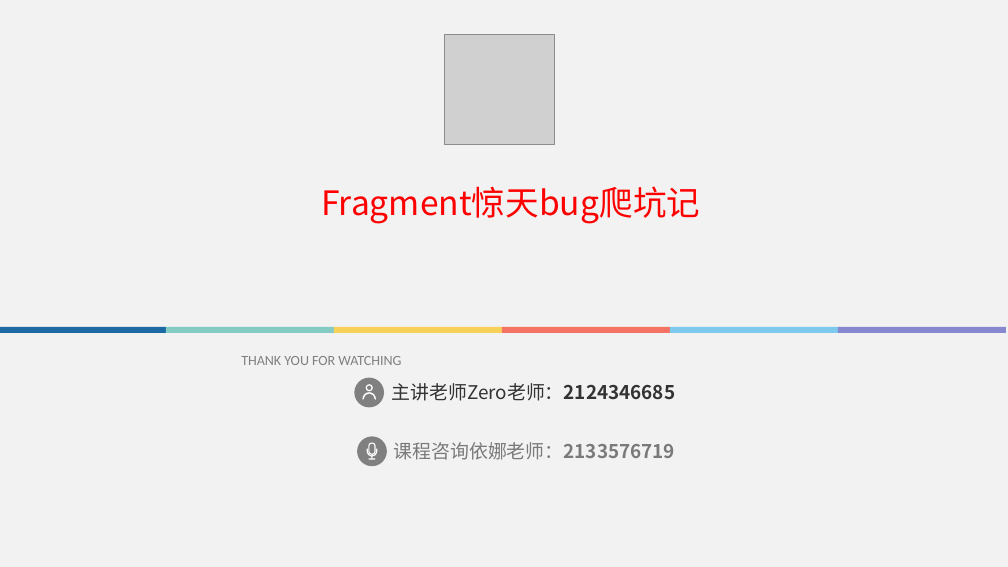
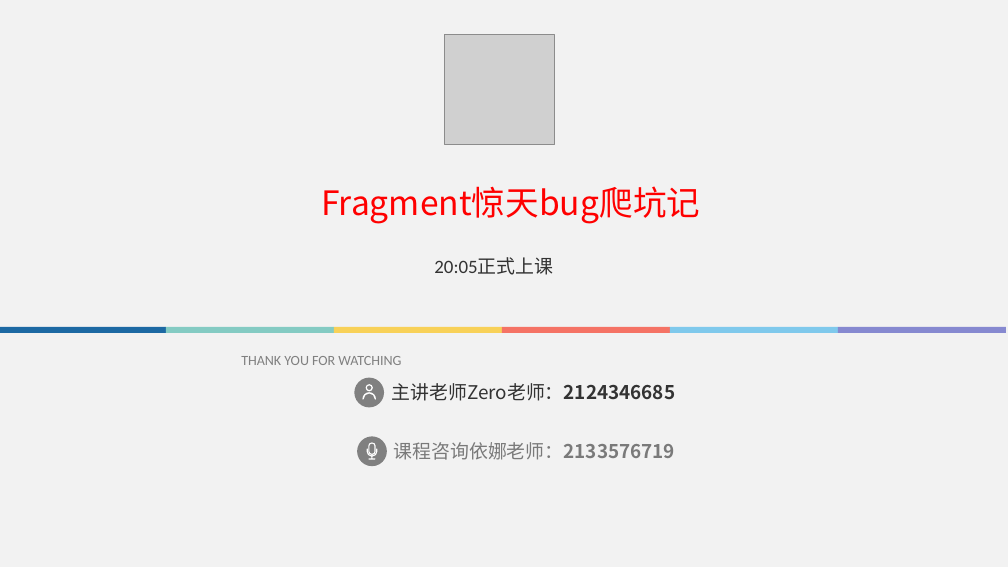
Before and after one commit to fanzhangvip/xiangxue, a slide deck: slide 1 of pre/Android Fragment爬坑记.pptx. Drawn at 1008x567 pixels with LibreOffice and Linux fonts; fonts in the diff are those of the drawing; grey boxes stand for pictures. Boxes give left, top, right and bottom in pixels: in the first picture for what was removed or moved away, otherwise in the second. Text is boxed around its words. In the diff, an @@ line names an element or a change of style, - is before the commit and + after.

```diff
--- a/pre/Android Fragment爬坑记.pptx
+++ b/pre/Android Fragment爬坑记.pptx
@@ text added at (x1=434, y1=257, x2=553, y2=275), 18 pt, text #333333 @@
+20:05正式上课
```
Also in this commit, not shown: 7 other slides changed, 10 slides added, 12 other files.
